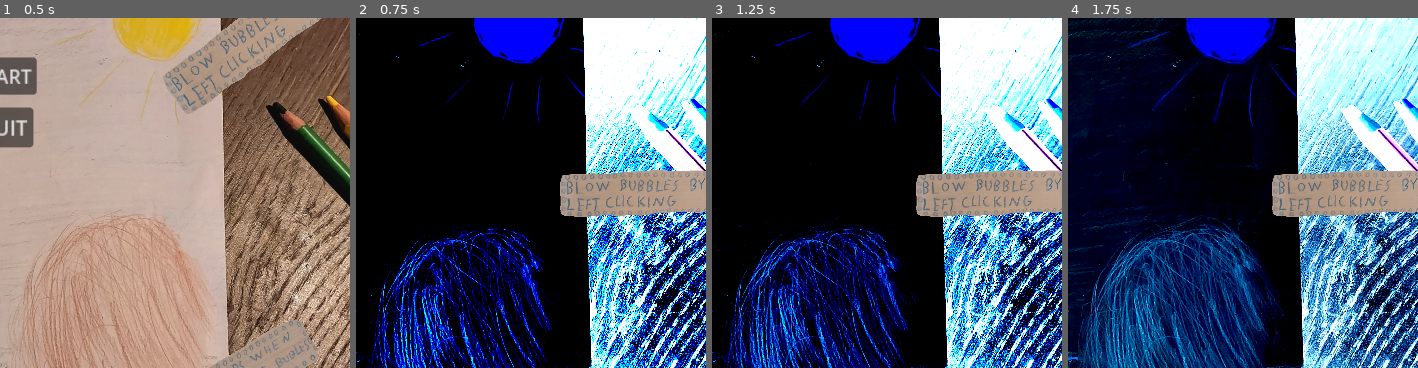
Above: before the commit, frames 1-4 (left to right).
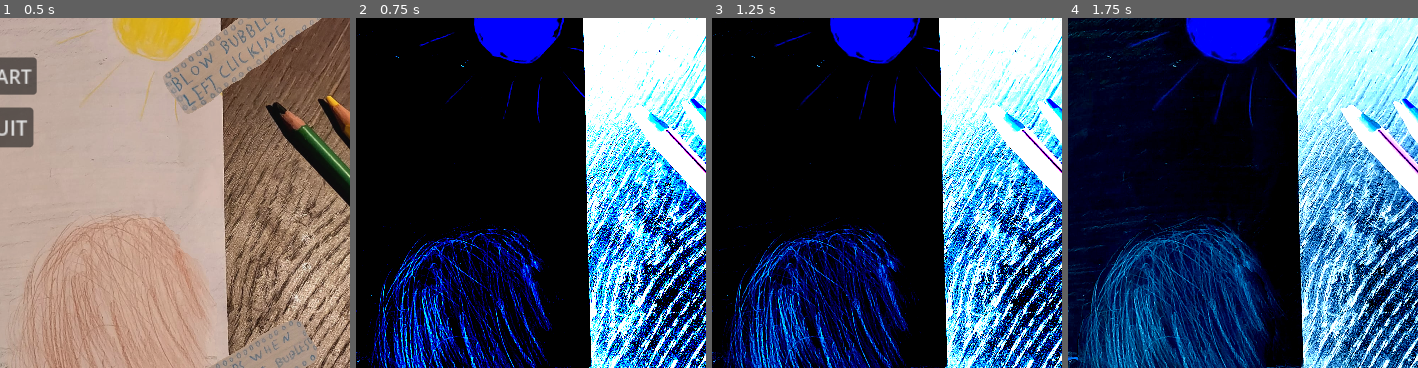
Above: after the commit, the same moments.

Repository: Tepitron/rebel-yell
Game: Godot game, scene res://main_menu.tscn
The game is run twice, just before and just after one commit, with the same random seed, the same clock (stepped at 60 frames per second) and the same inputs.
Inputs (mouse positions are % of the whole screen's width and height, from its top left):
- Up to frame 1 (0.5 s): no input
- Up to frame 2 (0.75 s): click "START" at 0.5 s
- Up to frame 3 (1.25 s): no input
- Up to frame 4 (1.75 s): move the mouse to (72, 45) at 1.27 s; press the mouse at (72, 45) at 1.28 s
The pictures show only the part of the screen within x 50-100%, y 23-73%; the shares and areas given below are measured in that part.

Frame 1 is identical in both runs. In frame 2, 5.1% of the frame differs, in the area x 58-100%, y 43-57%; in frame 3, 5.0%; in frame 4, 5.0%.

Commit message:
Audio fade out

Diff:
--- a/Scripts/node_2d.tscn
+++ b/Scripts/node_2d.tscn
@@ -7,7 +7,6 @@
 [ext_resource type="Texture2D" uid="uid://cl4qj8hcb1pia" path="res://Art_assets/Käsiirti.png" id="3_yqb07"]
 [ext_resource type="Texture2D" uid="uid://cu1wkp7n0h6p0" path="res://Art_assets/floating tausta.png" id="4_v3khx"]
 [ext_resource type="PackedScene" uid="uid://dh4gj5pt80na2" path="res://Music and sounds/audio_stream_player_2d.tscn" id="8_dnxo0"]
-[ext_resource type="Texture2D" uid="uid://canl1s1u6mk2a" path="res://Art_assets/Instruction1.png" id="8_mhxm8"]
 [ext_resource type="AudioStream" uid="uid://b1d7iks0fpawq" path="res://Music and sounds/Placeholder muffled no squirl.mp3" id="9_khvsu"]
 
 [sub_resource type="RectangleShape2D" id="RectangleShape2D_j03dq"]
@@ -72,11 +71,6 @@
 scale = Vector2(0.353087, 0.353087)
 texture = ExtResource("4_v3khx")
 
-[node name="Instruction1" type="Sprite2D" parent="."]
-position = Vector2(624, 313)
-scale = Vector2(0.12, 0.12)
-texture = ExtResource("8_mhxm8")
-
 [node name="AudioStreamPlayer2D" parent="." instance=ExtResource("8_dnxo0")]
 stream = ExtResource("9_khvsu")
 volume_db = -15.0
--- a/main.gd
+++ b/main.gd
@@ -7,7 +7,7 @@
 @onready var background: Sprite2D = $Node2D/FloatingTausta
 @onready var head: Sprite2D = $Node2D/Head
 @onready var hand_sprite: Sprite2D = $Node2D/Hand/Hand_sprite
-@onready var instruction_1: Sprite2D = $Node2D/Instruction1
+
 
 
 @export var bubble_counter = 0
@@ -31,6 +31,8 @@
 var level5 = false
 
 var brightness_value = 0
+
+var volume = -15
 
 # Called when the node enters the scene tree for the first time.
 func _ready() -> void:
@@ -96,17 +98,16 @@
 			change_level(5)
 
 		elif bubble_counter == 0:
-			print(brightness_value)
-			print(bubble_counter)
 			if brightness_value > -1.0:
 				print("What the fuck")
-				brightness_value -= 0.02
-				instruction_1.set("shader_parameter/brightness", brightness_value)
+				brightness_value -= 0.01
+				volume -= 1
+				fight_audio.volume_db = volume
 				background.material.set("shader_parameter/brightness", brightness_value)
 				head.material.set("shader_parameter/brightness", brightness_value)
 				hand_sprite.material.set("shader_parameter/brightness", brightness_value)
 			else:
-				await get_tree().create_timer(1.2).timeout
+				await get_tree().create_timer(0.5).timeout
 				game_over()
 
 
Not shown: 1 places in Scripts/node_2d.tscn that only renumber resources
